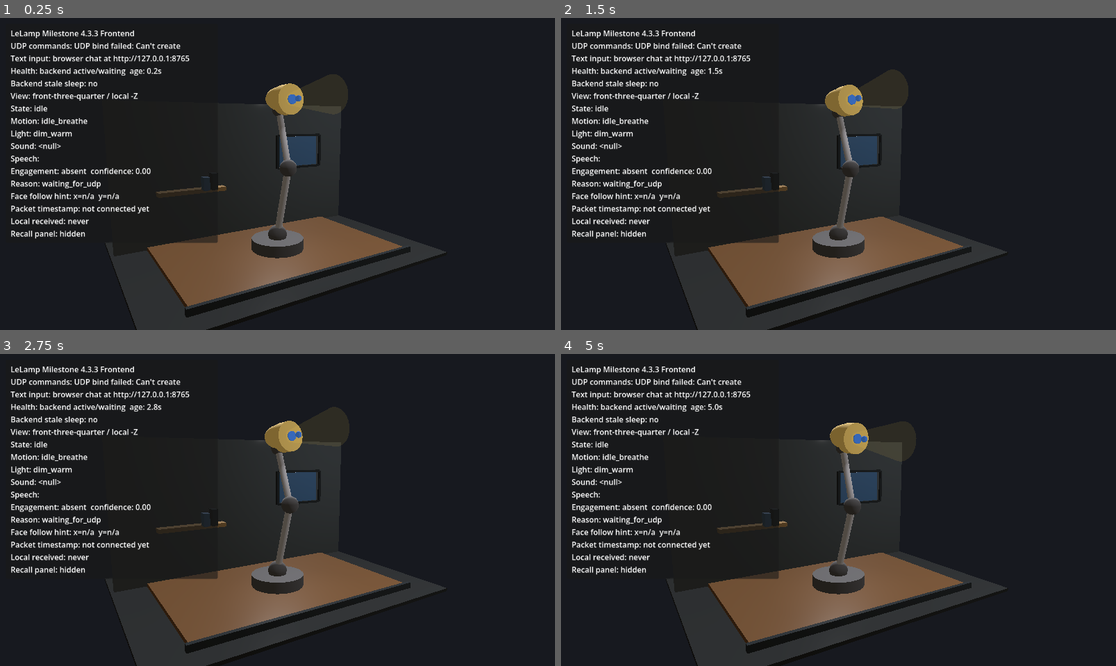
Above: before the commit, frames 1-4 (two rows, left to right).
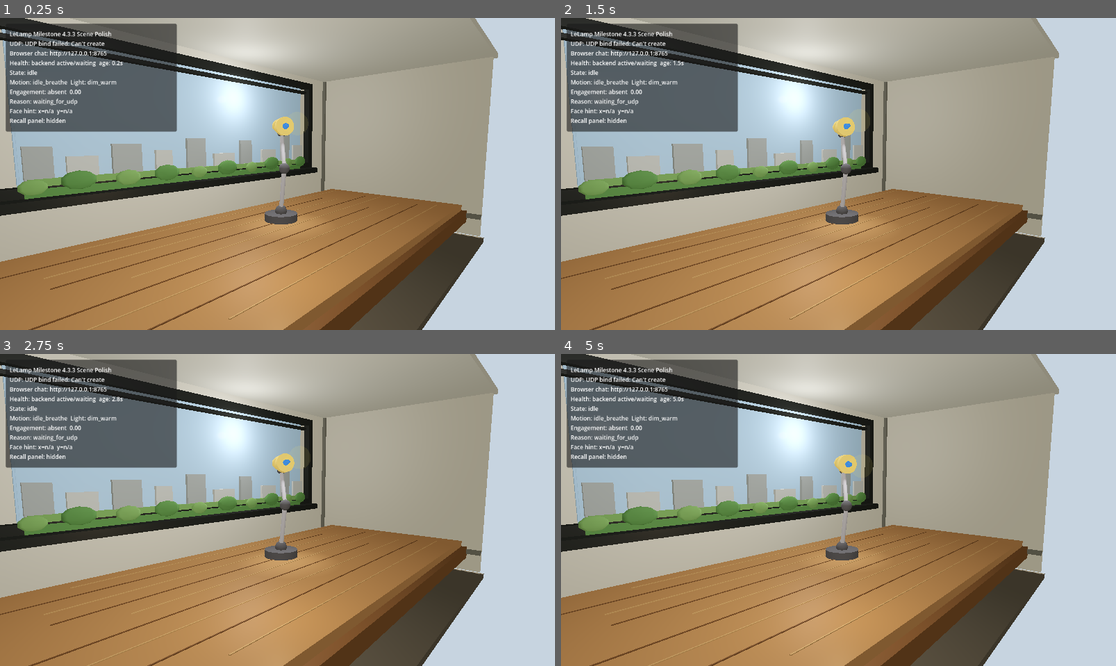
Above: after the commit, the same moments.

Repository: R-umaria/LeLamp-SW-CV-Challenge
Game: Godot game, scene res://scenes/Main.tscn
Two runs of this game, one before a commit and one after it. Both use one fixed random seed, a clock stepped at 60 frames per second and the inputs below.
Inputs:
- Up to frame 1 (0.25 s): no input
- Up to frame 2 (1.5 s): no input
- Up to frame 3 (2.75 s): no input
- Up to frame 4 (5 s): no input

The runs differ from the first frame. In frame 1, 95% of the frame differs, in the area x 0-100%, y 0-100%; in frame 2, 95%; in frame 3, 95%; in frame 4, 95%.

Commit message:
refactor: Milestone4.3.4 -- scene improvements

Diff:
--- a/frontend_godot/project.godot
+++ b/frontend_godot/project.godot
@@ -10,7 +10,7 @@
 
 [application]
 
-config/name="LeLamp Milestone 2 Frontend"
+config/name="LeLamp Milestone 4.3.3 Frontend"
 run/main_scene="res://scenes/Main.tscn"
 config/features=PackedStringArray("4.6")
 
--- a/frontend_godot/scripts/Main.gd
+++ b/frontend_godot/scripts/Main.gd
@@ -2,9 +2,9 @@
 
 @export var response_visible_seconds: float = 8.0
 @export var backend_stale_timeout_seconds: float = 60.0
-@export var camera_position: Vector3 = Vector3(2.85, 2.05, -4.65)
-@export var camera_target: Vector3 = Vector3(0.0, 1.22, 0.0)
-@export var camera_fov_degrees: float = 48.0
+@export var camera_position: Vector3 = Vector3(3.05, 1.18, -2.85)
+@export var camera_target: Vector3 = Vector3(-0.28, 0.68, 0.15)
+@export var camera_fov_degrees: float = 54.0
 
 @onready var udp_receiver: Node = $UdpCommandReceiver
 @onready var lamp: Node3D = $LampRig
@@ -26,7 +26,7 @@
 
 
 func _ready() -> void:
-	_setup_camera_and_light()
+	_setup_camera_lamp_and_light()
 	_build_scene_environment()
 	_build_ui()
 
@@ -47,64 +47,173 @@
 	_update_response_panel()
 
 
-func _setup_camera_and_light() -> void:
-	# The lamp head and visible cone point along the rig's local -Z axis.
-	# Put the camera on that front side with a slight X offset so the final demo
-	# shows the face, cone, head tilt, and arm joints at the same time.
-	lamp.rotation_degrees = Vector3.ZERO
+func _setup_camera_lamp_and_light() -> void:
+	# Scene composition follows the reference image: the lamp is small on a large
+	# desk, with its local -Z/front side aimed toward a front-right camera.
+	lamp.position = Vector3(-0.28, 0.0, 0.08)
+	lamp.scale = Vector3(0.58, 0.58, 0.58)
+	lamp.rotation_degrees = Vector3(0.0, -34.0, 0.0)
+
 	camera.position = camera_position
 	camera.look_at(camera_target, Vector3.UP)
 	camera.fov = camera_fov_degrees
 	camera.current = true
 
-	# Key light from the viewer/front side; fill light keeps the back arm joints readable.
-	sun.rotation_degrees = Vector3(-38.0, -32.0, 0.0)
-	sun.light_energy = 1.45
-
-	fill_light.position = Vector3(-2.3, 2.7, -2.4)
-	fill_light.light_energy = 1.05
-	fill_light.omni_range = 6.0
+	# Soft daylight comes from the window side. The fill light keeps the arm joints
+	# readable without making the room look like a debug scene.
+	sun.rotation_degrees = Vector3(-42.0, -18.0, 0.0)
+	sun.light_energy = 1.18
+	sun.shadow_enabled = true
+
+	fill_light.position = Vector3(1.8, 1.9, -1.15)
+	fill_light.light_energy = 0.52
+	fill_light.omni_range = 5.0
 
 
 func _build_scene_environment() -> void:
-	if has_node("DemoEnvironment"):
+	if has_node("RoomRoot"):
 		return
 
 	var root: Node3D = Node3D.new()
-	root.name = "DemoEnvironment"
+	root.name = "RoomRoot"
 	add_child(root)
-
-	var desk_material: StandardMaterial3D = _make_env_material(Color(0.43, 0.31, 0.21), 0.12)
-	var wall_material: StandardMaterial3D = _make_env_material(Color(0.30, 0.33, 0.36), 0.05)
-	var floor_material: StandardMaterial3D = _make_env_material(Color(0.18, 0.19, 0.20), 0.05)
-	var trim_material: StandardMaterial3D = _make_env_material(Color(0.18, 0.20, 0.22), 0.08)
-	var glass_material: StandardMaterial3D = _make_env_material(Color(0.28, 0.43, 0.62), 0.25)
-	var accent_material: StandardMaterial3D = _make_env_material(Color(0.62, 0.50, 0.34), 0.18)
-
-	root.add_child(_box_mesh("DeskSurface", Vector3(3.6, 0.08, 2.25), Vector3(0.0, -0.04, 0.05), desk_material))
-	root.add_child(_box_mesh("DeskFrontLip", Vector3(3.7, 0.12, 0.06), Vector3(0.0, -0.03, -1.10), trim_material))
-	root.add_child(_box_mesh("BackWall", Vector3(4.6, 2.4, 0.08), Vector3(0.0, 1.15, 1.18), wall_material))
-	root.add_child(_box_mesh("FloorShadowPlane", Vector3(4.7, 0.05, 3.4), Vector3(0.0, -0.09, 0.25), floor_material))
-
-	# Lightweight room cues: a small window and shelf behind the lamp keep the
-	# scene readable without adding imported assets or physics cost.
-	root.add_child(_box_mesh("WindowGlass", Vector3(0.88, 0.58, 0.025), Vector3(-1.18, 1.45, 1.125), glass_material))
-	root.add_child(_box_mesh("WindowTop", Vector3(0.98, 0.045, 0.04), Vector3(-1.18, 1.765, 1.095), trim_material))
-	root.add_child(_box_mesh("WindowBottom", Vector3(0.98, 0.045, 0.04), Vector3(-1.18, 1.135, 1.095), trim_material))
-	root.add_child(_box_mesh("WindowLeft", Vector3(0.045, 0.64, 0.04), Vector3(-1.69, 1.45, 1.095), trim_material))
-	root.add_child(_box_mesh("WindowRight", Vector3(0.045, 0.64, 0.04), Vector3(-0.67, 1.45, 1.095), trim_material))
-	root.add_child(_box_mesh("BackShelf", Vector3(1.15, 0.07, 0.18), Vector3(1.05, 0.88, 1.02), accent_material))
-	root.add_child(_box_mesh("SmallBookA", Vector3(0.10, 0.28, 0.16), Vector3(0.72, 1.04, 0.90), trim_material))
-	root.add_child(_box_mesh("SmallBookB", Vector3(0.10, 0.22, 0.16), Vector3(0.86, 1.01, 0.90), glass_material))
-
+	move_child(root, 0)
+
+	var wall_material: StandardMaterial3D = _make_env_material(Color(0.86, 0.85, 0.81), 0.62)
+	var ceiling_material: StandardMaterial3D = _make_env_material(Color(0.78, 0.78, 0.75), 0.68)
+	var floor_material: StandardMaterial3D = _make_env_material(Color(0.36, 0.34, 0.30), 0.70)
+	var trim_material: StandardMaterial3D = _make_env_material(Color(0.48, 0.48, 0.45), 0.54)
+	var dark_frame_material: StandardMaterial3D = _make_env_material(Color(0.16, 0.17, 0.16), 0.42)
+	var sky_material: StandardMaterial3D = _make_env_material(Color(0.70, 0.84, 0.98), 0.95)
+	var glass_material: StandardMaterial3D = _make_translucent_env_material(Color(0.74, 0.88, 1.0, 0.30), 0.18)
+	var wood_material: StandardMaterial3D = _make_env_material(Color(0.70, 0.52, 0.34), 0.47)
+	var wood_dark_material: StandardMaterial3D = _make_env_material(Color(0.47, 0.33, 0.20), 0.55)
+	var wood_light_material: StandardMaterial3D = _make_env_material(Color(0.78, 0.61, 0.41), 0.50)
+	var building_material: StandardMaterial3D = _make_env_material(Color(0.66, 0.69, 0.70), 0.75)
+	var distant_building_material: StandardMaterial3D = _make_env_material(Color(0.78, 0.80, 0.80), 0.80)
+	var tree_material: StandardMaterial3D = _make_env_material(Color(0.38, 0.58, 0.32), 0.82)
+	var tree_light_material: StandardMaterial3D = _make_env_material(Color(0.50, 0.68, 0.40), 0.86)
+	var handle_material: StandardMaterial3D = _make_env_material(Color(0.06, 0.055, 0.045), 0.42)
+
+	_build_room_shell(root, wall_material, ceiling_material, floor_material, trim_material)
+	_build_reference_desk(root, wood_material, wood_dark_material, wood_light_material, handle_material)
+	_build_large_window(root, dark_frame_material, sky_material, glass_material)
+	_build_outdoor_silhouette(root, building_material, distant_building_material, tree_material, tree_light_material)
+	_add_daylight_fill(root)
+	_add_world_environment()
+
+
+func _build_room_shell(root: Node3D, wall_material: Material, ceiling_material: Material, floor_material: Material, trim_material: Material) -> void:
+	root.add_child(_box_mesh("BackWall", Vector3(6.8, 3.1, 0.10), Vector3(0.0, 1.02, 1.42), wall_material))
+	root.add_child(_box_mesh("LeftWall", Vector3(0.10, 3.1, 3.45), Vector3(-3.35, 1.02, -0.25), wall_material))
+	root.add_child(_box_mesh("Ceiling", Vector3(6.9, 0.08, 3.55), Vector3(0.0, 2.60, -0.25), ceiling_material))
+	root.add_child(_box_mesh("Floor", Vector3(6.9, 0.08, 3.55), Vector3(0.0, -0.62, -0.25), floor_material))
+	root.add_child(_box_mesh("BackBaseboard", Vector3(6.75, 0.08, 0.08), Vector3(0.0, -0.18, 1.34), trim_material))
+	root.add_child(_box_mesh("LeftBaseboard", Vector3(0.09, 0.08, 3.45), Vector3(-3.29, -0.18, -0.25), trim_material))
+	root.add_child(_box_mesh("LeftBackCornerTrim", Vector3(0.08, 3.05, 0.08), Vector3(-3.29, 1.02, 1.34), trim_material))
+
+
+func _build_reference_desk(root: Node3D, wood_material: Material, wood_dark_material: Material, wood_light_material: Material, handle_material: Material) -> void:
+	# Tabletop top surface is y=0.0 so the existing lamp rig can sit on it without
+	# changing animation joint offsets.
+	root.add_child(_box_mesh("WideWoodTabletop", Vector3(6.55, 0.16, 2.75), Vector3(0.0, -0.08, -0.30), wood_material))
+	root.add_child(_box_mesh("TableFrontThickEdge", Vector3(6.62, 0.20, 0.12), Vector3(0.0, -0.20, -1.70), wood_dark_material))
+	root.add_child(_box_mesh("TableRightSideEdge", Vector3(0.14, 0.18, 2.76), Vector3(3.22, -0.19, -0.30), wood_dark_material))
+	root.add_child(_box_mesh("LeftDeskSidePanel", Vector3(0.18, 0.86, 1.82), Vector3(-2.90, -0.58, -0.52), wood_dark_material))
+	root.add_child(_box_mesh("RightDeskSidePanel", Vector3(0.18, 0.86, 1.70), Vector3(3.03, -0.58, -0.62), wood_dark_material))
+	root.add_child(_box_mesh("RearSupportPanel", Vector3(5.80, 0.52, 0.12), Vector3(0.02, -0.58, 0.86), wood_dark_material))
+	root.add_child(_box_mesh("RightDrawerBlock", Vector3(1.35, 0.56, 0.13), Vector3(1.70, -0.58, -1.50), wood_material))
+	root.add_child(_box_mesh("RightDrawerTopLine", Vector3(1.32, 0.035, 0.145), Vector3(1.70, -0.31, -1.585), wood_light_material))
+	root.add_child(_box_mesh("RightDrawerHandle", Vector3(0.38, 0.08, 0.04), Vector3(1.70, -0.58, -1.61), handle_material))
+	_add_table_grain(root, wood_light_material, wood_dark_material)
+
+
+func _add_table_grain(root: Node3D, light_material: Material, dark_material: Material) -> void:
+	var z_values: Array[float] = [-1.34, -1.06, -0.78, -0.51, -0.24, 0.03, 0.30, 0.58, 0.86]
+	for index: int in range(z_values.size()):
+		var z_value: float = z_values[index]
+		var x_offset: float = -0.55 + float(index % 4) * 0.34
+		var length: float = 4.8 + float(index % 3) * 0.35
+		var grain_material: Material = light_material if index % 2 == 0 else dark_material
+		root.add_child(_box_mesh("TabletopGrain_%02d" % index, Vector3(length, 0.006, 0.012), Vector3(x_offset, 0.004, z_value), grain_material))
+
+
+func _build_large_window(root: Node3D, frame_material: Material, sky_material: Material, glass_material: Material) -> void:
+	# The window fills most of the back wall and stays behind the lamp, matching the
+	# reference image scale ratio without importing any external texture assets.
+	root.add_child(_box_mesh("WindowSkyPanel", Vector3(4.72, 1.58, 0.035), Vector3(0.17, 1.47, 1.235), sky_material))
+	root.add_child(_box_mesh("WindowGlassOverlay", Vector3(4.68, 1.54, 0.020), Vector3(0.17, 1.47, 1.205), glass_material))
+	root.add_child(_box_mesh("WindowTopFrame", Vector3(5.08, 0.12, 0.13), Vector3(0.17, 2.31, 1.185), frame_material))
+	root.add_child(_box_mesh("WindowBottomFrame", Vector3(5.08, 0.12, 0.13), Vector3(0.17, 0.63, 1.185), frame_material))
+	root.add_child(_box_mesh("WindowLeftFrame", Vector3(0.13, 1.80, 0.13), Vector3(-2.43, 1.47, 1.185), frame_material))
+	root.add_child(_box_mesh("WindowRightFrame", Vector3(0.13, 1.80, 0.13), Vector3(2.77, 1.47, 1.185), frame_material))
+	root.add_child(_box_mesh("WindowInnerTopShadow", Vector3(4.82, 0.045, 0.10), Vector3(0.17, 2.16, 1.145), frame_material))
+	root.add_child(_box_mesh("WindowSill", Vector3(5.18, 0.10, 0.28), Vector3(0.17, 0.53, 1.06), frame_material))
+
+
+func _build_outdoor_silhouette(root: Node3D, building_material: Material, distant_building_material: Material, tree_material: Material, tree_light_material: Material) -> void:
+	# Stylized flat scenery placed just in front of the sky panel. It reads as city
+	# and tree silhouettes through the large window while remaining cheap to render.
+	root.add_child(_box_mesh("CityBlock_00", Vector3(0.30, 0.34, 0.045), Vector3(-2.02, 0.90, 1.165), distant_building_material))
+	root.add_child(_box_mesh("CityBlock_01", Vector3(0.24, 0.56, 0.045), Vector3(-1.62, 1.00, 1.165), building_material))
+	root.add_child(_box_mesh("CityBlock_02", Vector3(0.38, 0.28, 0.045), Vector3(-1.15, 0.86, 1.165), distant_building_material))
+	root.add_child(_box_mesh("CityBlock_03", Vector3(0.26, 0.44, 0.045), Vector3(-0.57, 0.95, 1.165), building_material))
+	root.add_child(_box_mesh("CityBlock_04", Vector3(0.42, 0.25, 0.045), Vector3(-0.10, 0.84, 1.165), distant_building_material))
+	root.add_child(_box_mesh("CityBlock_05", Vector3(0.32, 0.48, 0.045), Vector3(0.43, 0.96, 1.165), building_material))
+	root.add_child(_box_mesh("CityBlock_06", Vector3(0.24, 0.32, 0.045), Vector3(0.95, 0.88, 1.165), distant_building_material))
+	root.add_child(_box_mesh("CityBlock_07", Vector3(0.36, 0.40, 0.045), Vector3(1.44, 0.93, 1.165), building_material))
+	root.add_child(_box_mesh("CityBlock_08", Vector3(0.32, 0.27, 0.045), Vector3(1.94, 0.86, 1.165), distant_building_material))
+	root.add_child(_box_mesh("CityBlock_09", Vector3(0.26, 0.38, 0.045), Vector3(2.35, 0.92, 1.165), building_material))
+	root.add_child(_box_mesh("TreeBandBack", Vector3(4.45, 0.16, 0.045), Vector3(0.23, 0.69, 1.145), tree_light_material))
+	root.add_child(_box_mesh("TreeBandFront", Vector3(4.55, 0.12, 0.050), Vector3(0.22, 0.61, 1.125), tree_material))
+	_add_window_tree(root, "TreeBlob_00", -2.05, 0.73, 0.16, Vector3(1.10, 0.70, 0.25), tree_material)
+	_add_window_tree(root, "TreeBlob_01", -1.64, 0.72, 0.15, Vector3(1.00, 0.66, 0.25), tree_light_material)
+	_add_window_tree(root, "TreeBlob_02", -1.18, 0.74, 0.17, Vector3(1.20, 0.72, 0.25), tree_material)
+	_add_window_tree(root, "TreeBlob_03", -0.66, 0.70, 0.14, Vector3(1.00, 0.68, 0.25), tree_light_material)
+	_add_window_tree(root, "TreeBlob_04", -0.12, 0.73, 0.17, Vector3(1.22, 0.72, 0.25), tree_material)
+	_add_window_tree(root, "TreeBlob_05", 0.42, 0.70, 0.14, Vector3(1.00, 0.65, 0.25), tree_light_material)
+	_add_window_tree(root, "TreeBlob_06", 0.94, 0.73, 0.16, Vector3(1.18, 0.70, 0.25), tree_material)
+	_add_window_tree(root, "TreeBlob_07", 1.46, 0.71, 0.15, Vector3(1.05, 0.66, 0.25), tree_light_material)
+	_add_window_tree(root, "TreeBlob_08", 2.00, 0.73, 0.16, Vector3(1.15, 0.68, 0.25), tree_material)
+	_add_window_tree(root, "TreeBlob_09", 2.42, 0.69, 0.13, Vector3(1.00, 0.65, 0.25), tree_light_material)
+
+
+func _add_window_tree(root: Node3D, node_name: String, x_pos: float, y_pos: float, radius: float, scale_vec: Vector3, material: Material) -> void:
+	var tree: MeshInstance3D = _low_poly_sphere_mesh(node_name, radius, Vector3(x_pos, y_pos, 1.105), scale_vec, material)
+	root.add_child(tree)
+
+
+func _add_daylight_fill(root: Node3D) -> void:
+	var window_light: OmniLight3D = OmniLight3D.new()
+	window_light.name = "WindowSoftDaylight"
+	window_light.position = Vector3(-0.35, 1.88, 0.88)
+	window_light.light_energy = 0.46
+	window_light.omni_range = 4.2
+	root.add_child(window_light)
+
+	var tabletop_fill: OmniLight3D = OmniLight3D.new()
+	tabletop_fill.name = "TabletopWarmBounce"
+	tabletop_fill.position = Vector3(1.25, 0.62, -1.25)
+	tabletop_fill.light_color = Color(1.0, 0.86, 0.68)
+	tabletop_fill.light_energy = 0.18
+	tabletop_fill.omni_range = 3.5
+	root.add_child(tabletop_fill)
+
+
+func _add_world_environment() -> void:
+	if has_node("SoftAmbientWorld"):
+		return
 	var world: WorldEnvironment = WorldEnvironment.new()
 	world.name = "SoftAmbientWorld"
 	var env: Environment = Environment.new()
 	env.background_mode = Environment.BG_COLOR
-	env.background_color = Color(0.09, 0.10, 0.12)
+	env.background_color = Color(0.78, 0.83, 0.88)
 	env.ambient_light_source = Environment.AMBIENT_SOURCE_COLOR
-	env.ambient_light_color = Color(0.72, 0.67, 0.58)
-	env.ambient_light_energy = 0.35
+	env.ambient_light_color = Color(0.82, 0.80, 0.74)
+	env.ambient_light_energy = 0.44
+	env.tonemap_mode = Environment.TONE_MAPPER_FILMIC
+	env.tonemap_exposure = 1.0
+	env.tonemap_white = 1.0
 	world.environment = env
 	add_child(world)
 
@@ -121,50 +230,53 @@
 	var panel: PanelContainer = PanelContainer.new()
 	panel.name = "DebugPanel"
 	panel.position = Vector2(12.0, 12.0)
-	panel.custom_minimum_size = Vector2(440.0, 292.0)
+	panel.custom_minimum_size = Vector2(355.0, 224.0)
 	canvas.add_child(panel)
 
 	var margin: MarginContainer = MarginContainer.new()
-	margin.add_theme_constant_override("margin_left", 10)
-	margin.add_theme_constant_override("margin_top", 8)
-	margin.add_theme_constant_override("margin_right", 10)
-	margin.add_theme_constant_override("margin_bottom", 8)
+	margin.add_theme_constant_override("margin_left", 8)
+	margin.add_theme_constant_override("margin_top", 7)
+	margin.add_theme_constant_override("margin_right", 8)
+	margin.add_theme_constant_override("margin_bottom", 7)
 	panel.add_child(margin)
 
 	_debug_label = Label.new()
 	_debug_label.name = "DebugLabel"
 	_debug_label.autowrap_mode = TextServer.AUTOWRAP_WORD_SMART
+	_debug_label.add_theme_font_size_override("font_size", 12)
 	margin.add_child(_debug_label)
 
 
 func _build_response_panel(canvas: CanvasLayer) -> void:
 	_response_panel = PanelContainer.new()
 	_response_panel.name = "RecallResponsePanel"
-	_response_panel.position = Vector2(450.0, 12.0)
-	_response_panel.custom_minimum_size = Vector2(570.0, 165.0)
+	_response_panel.position = Vector2(390.0, 12.0)
+	_response_panel.custom_minimum_size = Vector2(500.0, 132.0)
 	_response_panel.visible = false
 	canvas.add_child(_response_panel)
 
 	var margin: MarginContainer = MarginContainer.new()
-	margin.add_theme_constant_override("margin_left", 16)
-	margin.add_theme_constant_override("margin_top", 12)
-	margin.add_theme_constant_override("margin_right", 16)
-	margin.add_theme_constant_override("margin_bottom", 12)
+	margin.add_theme_constant_override("margin_left", 14)
+	margin.add_theme_constant_override("margin_top", 10)
+	margin.add_theme_constant_override("margin_right", 14)
+	margin.add_theme_constant_override("margin_bottom", 10)
 	_response_panel.add_child(margin)
 
 	var vbox: VBoxContainer = VBoxContainer.new()
-	vbox.add_theme_constant_override("separation", 8)
+	vbox.add_theme_constant_override("separation", 6)
 	margin.add_child(vbox)
 
 	var title: Label = Label.new()
 	title.text = "LeLamp recall answer"
 	title.horizontal_alignment = HORIZONTAL_ALIGNMENT_LEFT
+	title.add_theme_font_size_override("font_size", 14)
 	vbox.add_child(title)
 
 	_response_label = Label.new()
 	_response_label.name = "RecallResponseLabel"
 	_response_label.autowrap_mode = TextServer.AUTOWRAP_WORD_SMART
 	_response_label.text = ""
+	_response_label.add_theme_font_size_override("font_size", 14)
 	vbox.add_child(_response_label)
 
 
@@ -248,26 +360,18 @@
 	var face_y_text: String = _optional_debug_value(engagement.get("face_y_norm", null))
 
 	var lines: Array[String] = []
-	lines.append("LeLamp Milestone 4.3.3 Frontend")
-	lines.append("UDP commands: %s" % _receiver_status)
-	lines.append("Text input: browser chat at http://127.0.0.1:8765")
+	lines.append("LeLamp Milestone 4.3.3 Scene Polish")
+	lines.append("UDP: %s" % _receiver_status)
+	lines.append("Browser chat: http://127.0.0.1:8765")
 	lines.append("Health: %s  age: %.1fs" % [connection_health, packet_age_s])
-	lines.append("Backend stale sleep: %s" % ("yes" if _sleeping_due_to_stale else "no"))
-	lines.append("View: front-three-quarter / local -Z")
 	lines.append("State: %s" % str(_last_command.get("state", "unknown")))
-	lines.append("Motion: %s" % str(behavior.get("motion", "none")))
-	lines.append("Light: %s" % str(behavior.get("light", "none")))
-	lines.append("Sound: %s" % str(behavior.get("sound", "none")))
-	lines.append("Speech: %s" % speech_text)
-	lines.append("Engagement: %s  confidence: %.2f" % [
-		str(engagement.get("status", "unknown")),
-		float(engagement.get("confidence", 0.0))
-	])
+	lines.append("Motion: %s  Light: %s" % [str(behavior.get("motion", "none")), str(behavior.get("light", "none"))])
+	lines.append("Engagement: %s  %.2f" % [str(engagement.get("status", "unknown")), float(engagement.get("confidence", 0.0))])
 	lines.append("Reason: %s" % str(engagement.get("reason", "none")))
-	lines.append("Face follow hint: x=%s  y=%s" % [face_x_text, face_y_text])
-	lines.append("Packet timestamp: %s" % str(_last_command.get("timestamp", "never")))
-	lines.append("Local received: %s" % _last_packet_local_time)
+	lines.append("Face hint: x=%s  y=%s" % [face_x_text, face_y_text])
 	lines.append("Recall panel: %s" % ("visible" if _response_panel != null and _response_panel.visible else "hidden"))
+	if speech_text != "":
+		lines.append("Speech: %s" % speech_text)
 
 	var debug_text: String = ""
 	for line: String in lines:
@@ -295,8 +399,32 @@
 	return instance
 
 
+func _low_poly_sphere_mesh(node_name: String, radius: float, position: Vector3, scale_vec: Vector3, material: Material) -> MeshInstance3D:
+	var instance: MeshInstance3D = MeshInstance3D.new()
+	instance.name = node_name
+	var mesh: SphereMesh = SphereMesh.new()
+	mesh.radius = radius
+	mesh.height = radius * 2.0
+	mesh.radial_segments = 8
+	mesh.rings = 4
+	instance.mesh = mesh
+	instance.position = position
+	instance.scale = scale_vec
+	instance.material_override = material
+	return instance
+
+
 func _make_env_material(color: Color, roughness: float) -> StandardMaterial3D:
 	var mat: StandardMaterial3D = StandardMaterial3D.new()
+	mat.albedo_color = color
+	mat.roughness = clampf(roughness, 0.0, 1.0)
+	mat.metallic = 0.0
+	return mat
+
+
+func _make_translucent_env_material(color: Color, roughness: float) -> StandardMaterial3D:
+	var mat: StandardMaterial3D = StandardMaterial3D.new()
+	mat.transparency = BaseMaterial3D.TRANSPARENCY_ALPHA
 	mat.albedo_color = color
 	mat.roughness = clampf(roughness, 0.0, 1.0)
 	return mat
Not shown, changed: data/scene_memory.sqlite
Not shown, changed: docs/milestone4_3_3_expressive_polish.md
Not shown, changed: frontend_godot/README.md
